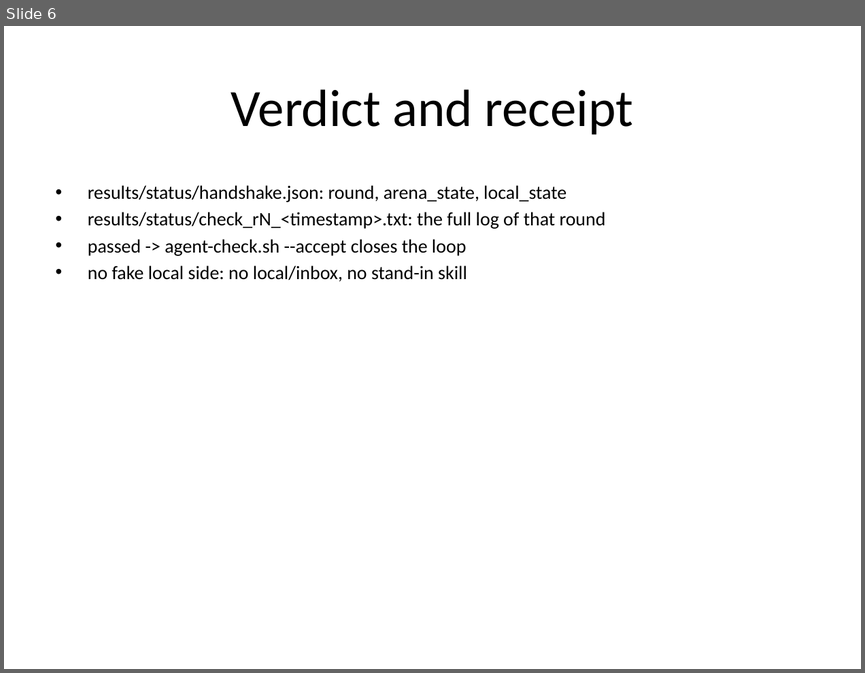
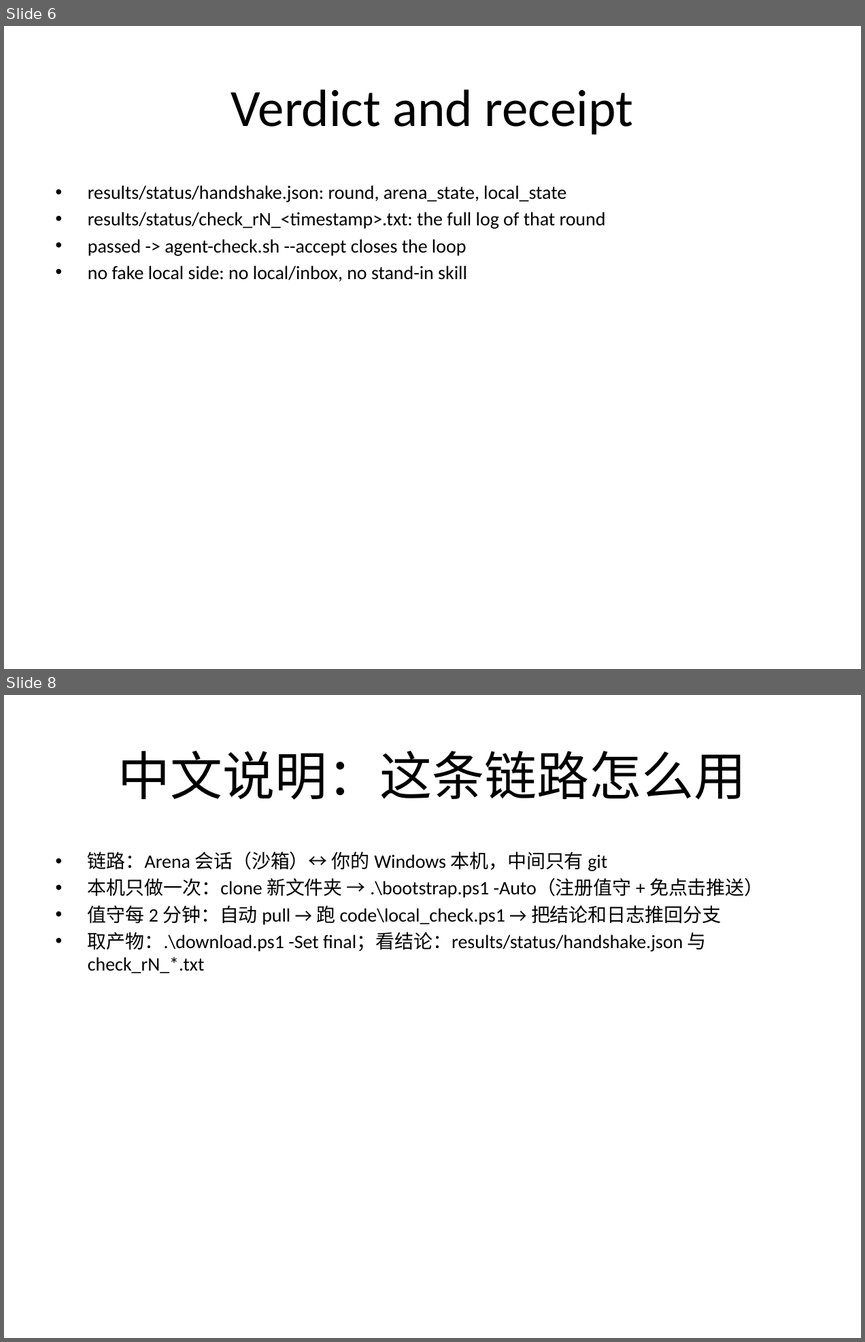
Before and after one commit to mqgg5630-cyber/git-pull-arena, a slide deck: deliverable/LINK_PROOF_v2.8.1.pptx. Shown one above the other, each under a label of ours: slide 6 before the commit, slides 6 and 8 after it; the slides between them are not shown. The pictures are 865x673 and 865x1342 pixels, drawn with LibreOffice and Linux fonts; fonts in the diff are those of the drawing. Boxes give left, top, right and bottom in pixels: in the first picture for what was removed or moved away, otherwise in the second. Text is boxed around its words. In the diff, an @@ line names an element or a change of style, - is before the commit and + after.

```diff
--- a/deliverable/LINK_PROOF_v2.8.1.pptx
+++ b/deliverable/LINK_PROOF_v2.8.1.pptx
@@ slide 8 added at box(4, 695, 861, 1338), background #FFFFFF @@
@@ title added at box(118, 751, 747, 800), 44 pt, text #000000 @@
+中文说明：这条链路怎么用
@@ text added at box(88, 851, 763, 973), 16 pt, text #000000 @@
+• 链路：Arena 会话（沙箱）↔ 你的 Windows 本机，中间只有 git
+• 本机只做一次：clone 新文件夹 → .\bootstrap.ps1 -Auto（注册值守 + 免点击推送）
+• 值守每 2 分钟：自动 pull → 跑 code\local_check.ps1 → 把结论和日志推回分支
+• 取产物：.\download.ps1 -Set final；看结论：results/status/handshake.json 与 check_rN_*.txt
```
Also in this commit, not shown: 1 other slide added, 6 other files.
